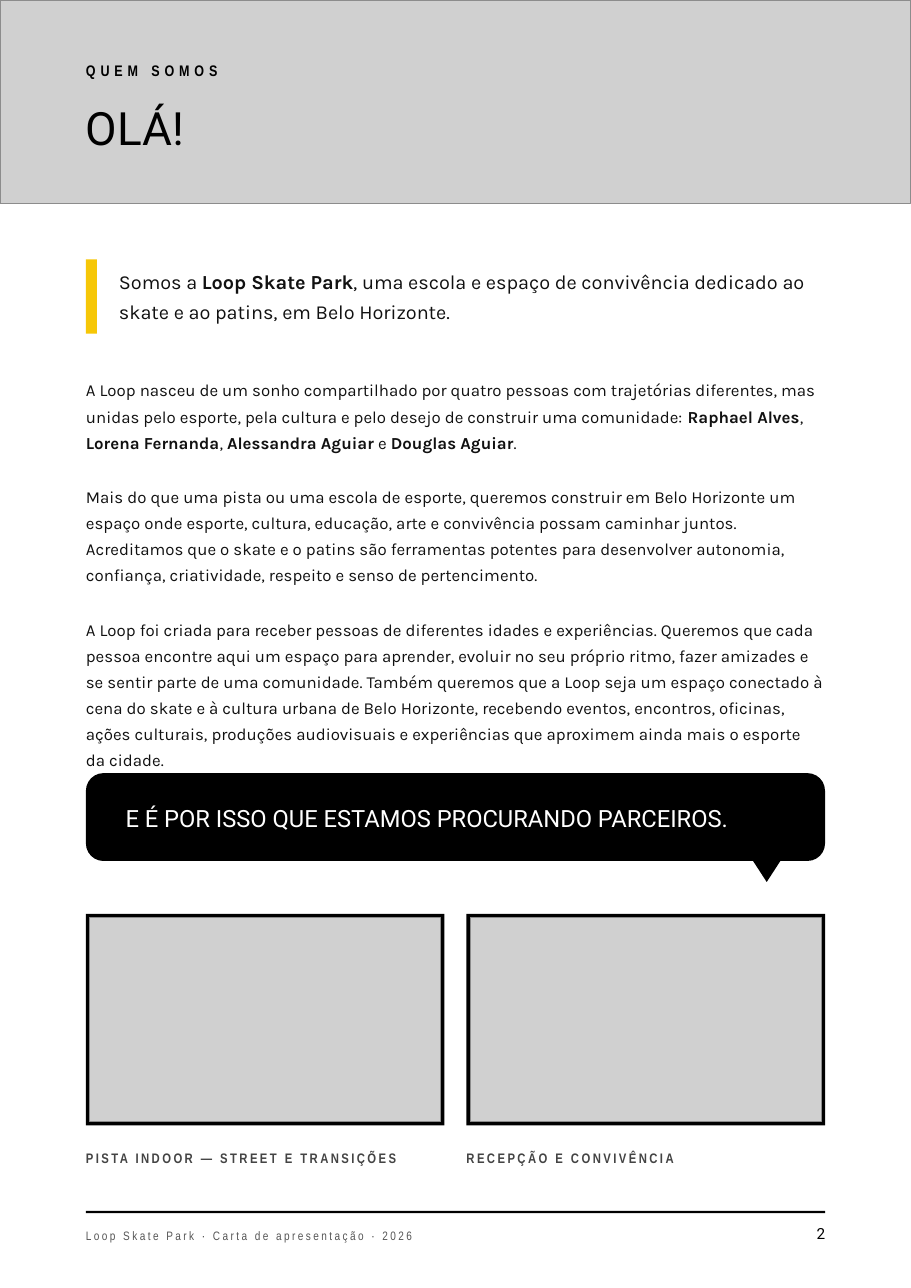
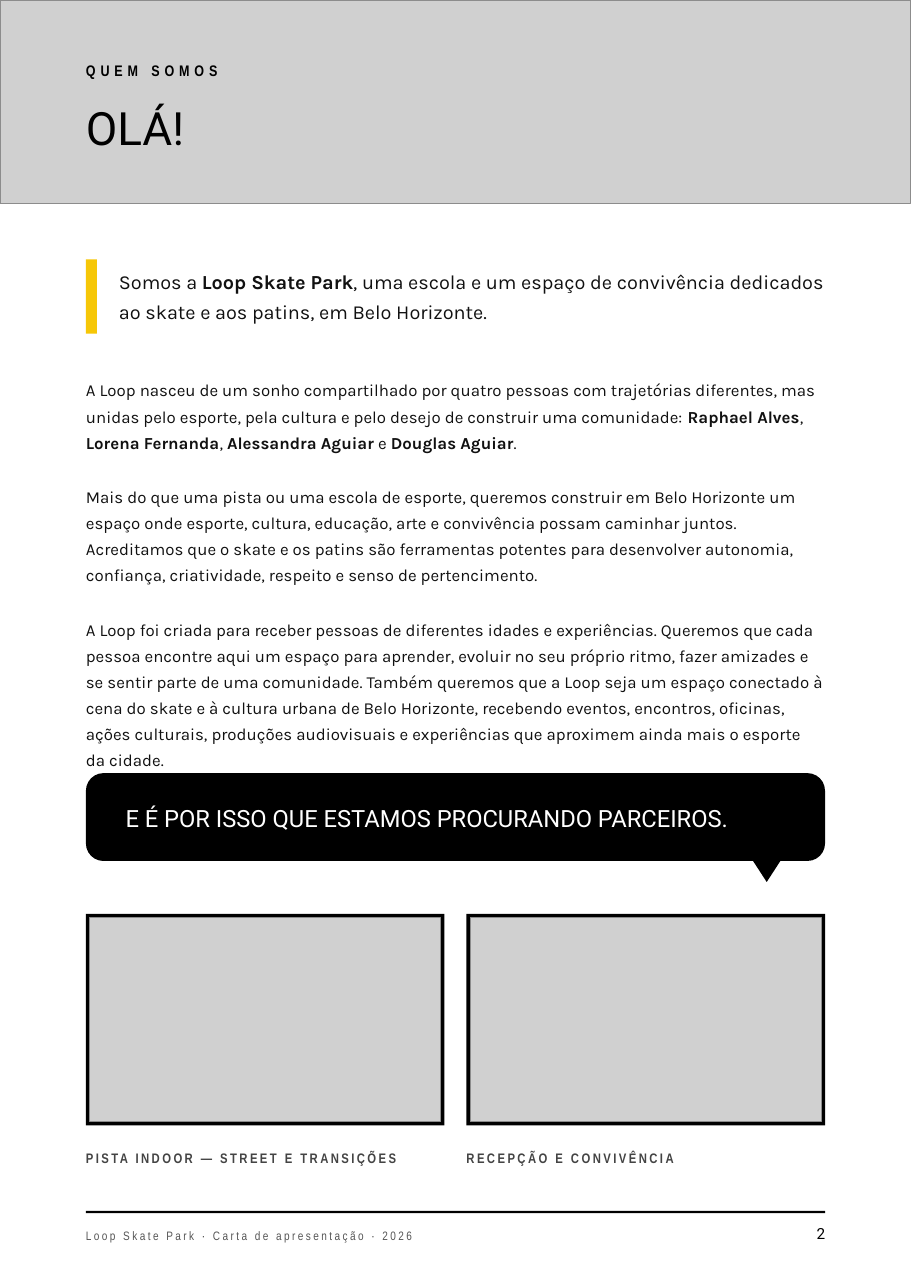
Before and after one commit to alessandra-loop/alessandra-loop.github.io, a slide deck: slide 2 of carta-de-apresentacao/carta-de-apresentacao-loop-skate-park.pptx. Drawn at 911x1288 pixels with LibreOffice and Linux fonts; fonts in the diff are those of the drawing; grey boxes stand for pictures. Boxes give left, top, right and bottom in pixels: in the first picture for what was removed or moved away, otherwise in the second. Text is boxed around its words. In the diff, an @@ line names an element or a change of style, - is before the commit and + after.

```diff
--- a/carta-de-apresentacao/carta-de-apresentacao-loop-skate-park.pptx
+++ b/carta-de-apresentacao/carta-de-apresentacao-loop-skate-park.pptx
@@ text at <box>119,274,824,324</box>: text changed @@
-Somos a Loop Skate Park, uma escola e espaço de convivência dedicado ao skate e ao patins, em Belo Horizonte.
+Somos a Loop Skate Park, uma escola e um espaço de convivência dedicados ao skate e aos patins, em Belo Horizonte.
@@ text at <box>86,491,795,585</box>: text changed @@
-Mais do que uma pista ou uma escola de esporte, queremos construir em Belo Horizonte um espaço onde esporte, cultura, educação, arte e convivência possam caminhar juntos. Acreditamos que o skate e o patins são ferramentas potentes para desenvolver autonomia, confiança, criatividade, respeito e senso de pertencimento.
+Mais do que uma pista ou uma escola de esporte, queremos construir em Belo Horizonte um espaço onde esporte, cultura, educação, arte e convivência possam caminhar juntos. Acreditamos que o skate e os patins são ferramentas potentes para desenvolver autonomia, confiança, criatividade, respeito e senso de pertencimento.
```
Also in this commit, not shown: 1 other slide changed, 4 other files.
